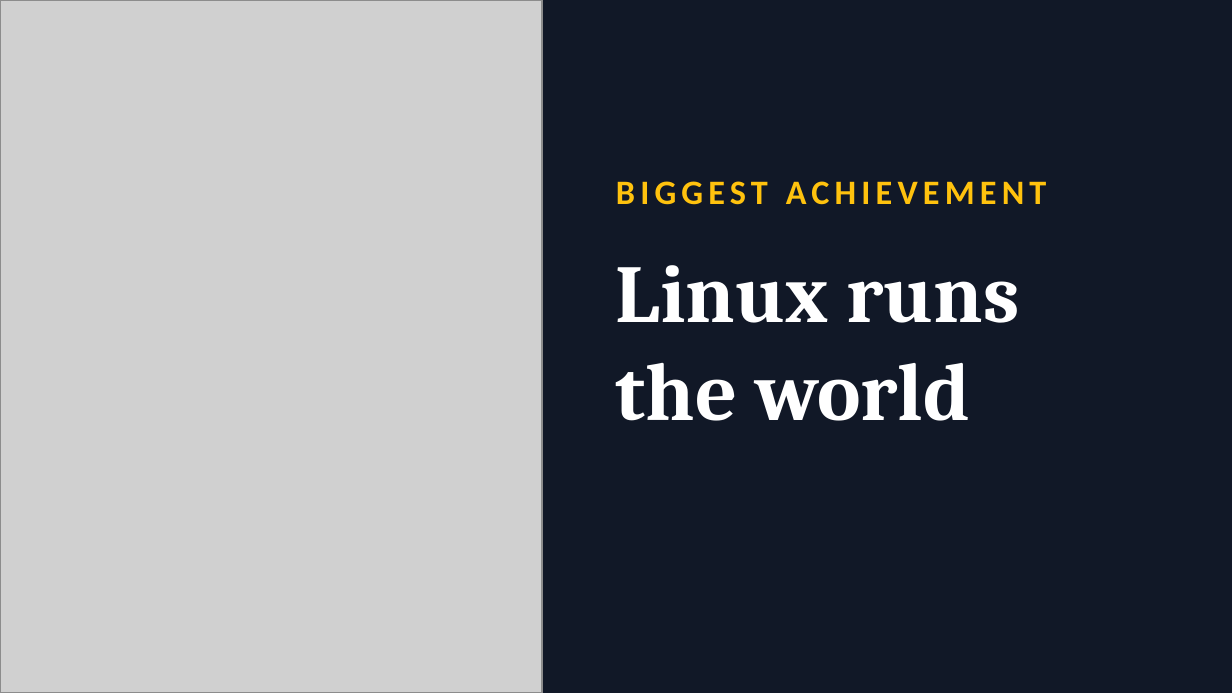
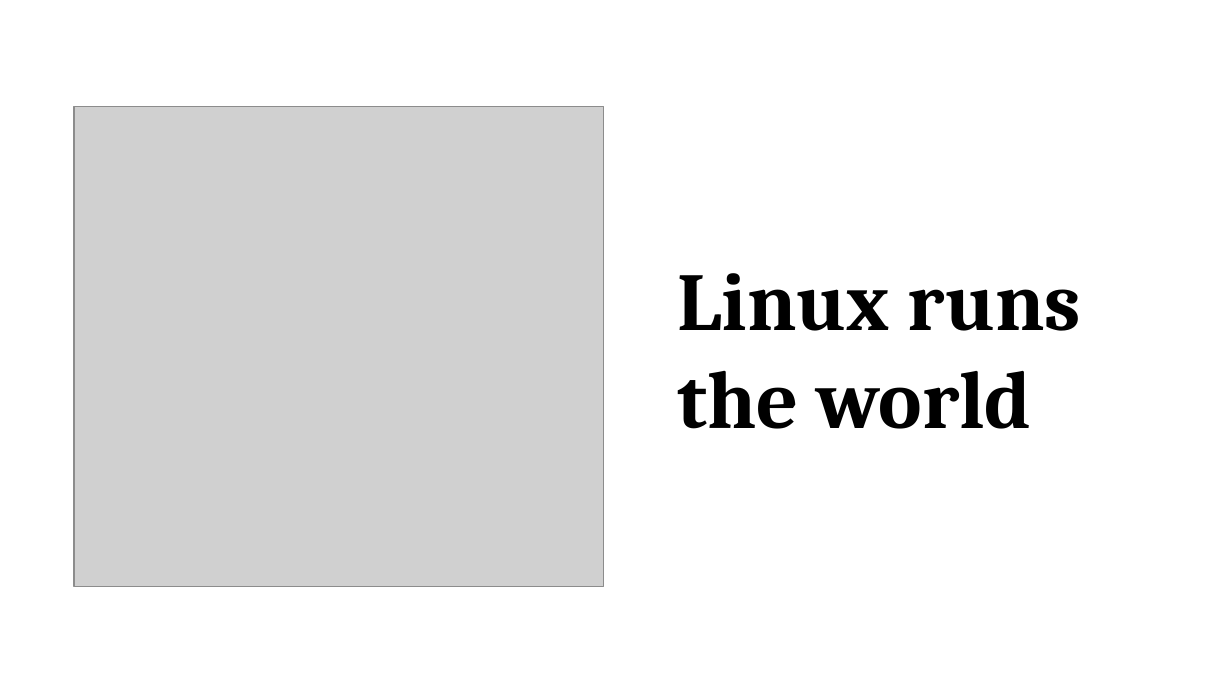
Before and after one commit to promilek2/Najs, a slide deck: slide 7 of Linus_Torvalds.pptx. Drawn at 1232x693 pixels with LibreOffice and Linux fonts; fonts in the diff are those of the drawing; grey boxes stand for pictures. Boxes give left, top, right and bottom in pixels: in the first picture for what was removed or moved away, otherwise in the second. Text is boxed around its words. In the diff, an @@ line names an element or a change of style, - is before the commit and + after.

```diff
--- a/Linus_Torvalds.pptx
+++ b/Linus_Torvalds.pptx
@@ background #111827 to #FFFFFF @@
@@ picture: place and size @@
-picture at [0,0,542,692]
+picture at [74,106,604,586]
@@ text "Linux runs the world": place and size @@
-text "Linux runs the world" at [616,265,1019,421]
+text "Linux runs the world" at [678,273,1081,429]
@@ text "Linux runs the world" at [678,273,1081,429]: text colour #FFFFFF to #000000; vertical alignment top to middle @@
@@ text removed at [616,181,1046,205] @@
-BIGGEST ACHIEVEMENT
```
Also in this commit, not shown: 7 other slides changed, 2 slides added, 2 slides removed.
